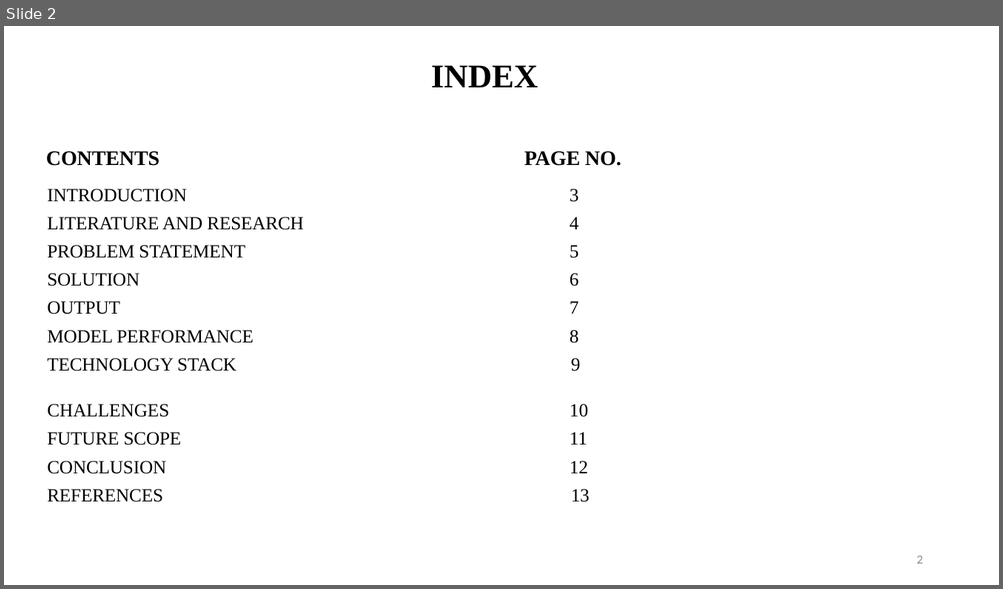
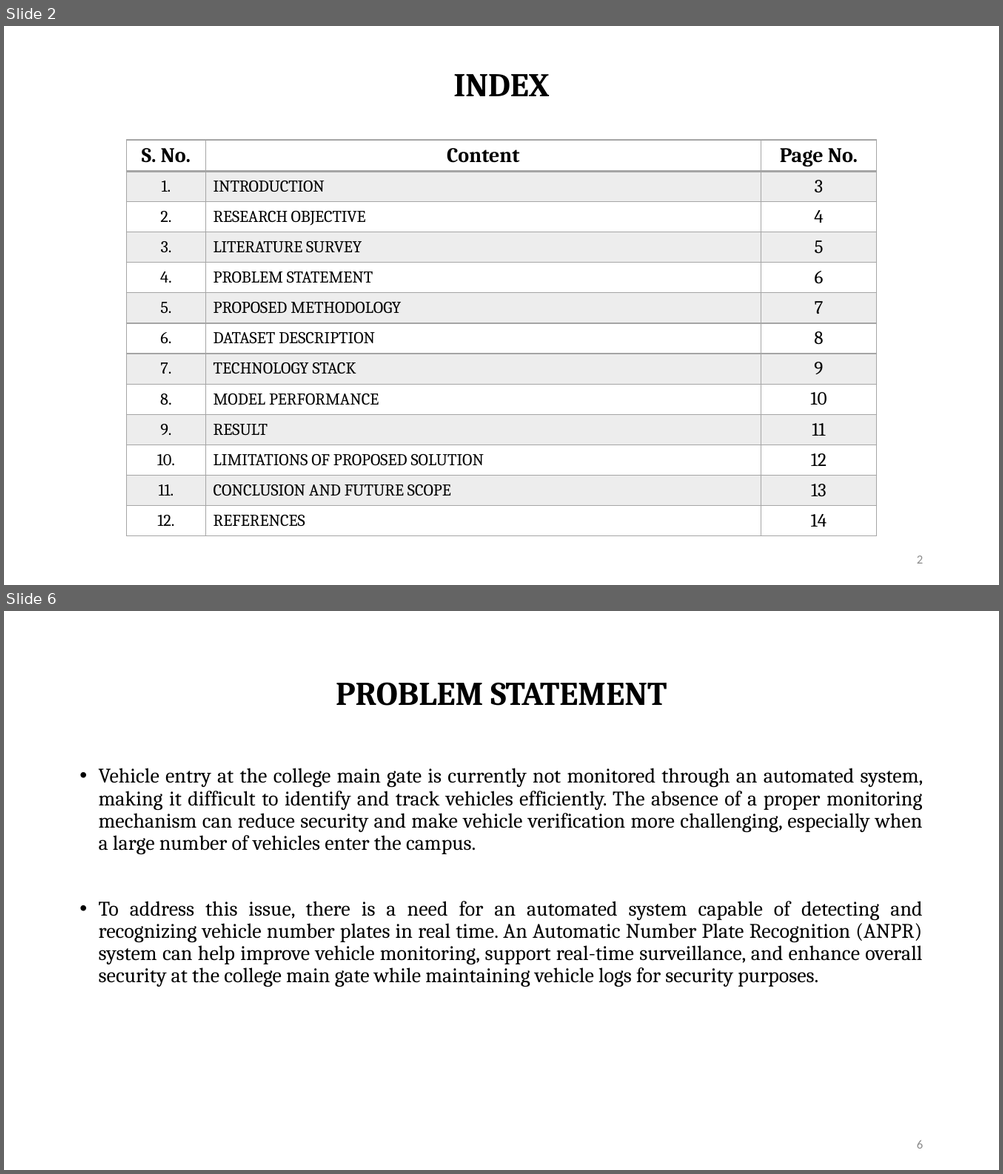
Before and after one commit to aryann-21/ALPR, a slide deck: MAJOR_PPT.pptx. Shown one above the other, each under a label of ours: slide 2 before the commit, slides 2 and 6 after it; the slides between them are not shown. The pictures are 1003x589 and 1003x1174 pixels, drawn with LibreOffice and Linux fonts; fonts in the diff are those of the drawing. Boxes give left, top, right and bottom in pixels: in the first picture for what was removed or moved away, otherwise in the second. Text is boxed around its words. In the diff, an @@ line names an element or a change of style, - is before the commit and + after.

```diff
--- a/MAJOR_PPT.pptx
+++ b/MAJOR_PPT.pptx
@@ slide 6 added at [4,611,999,1170], background #FFFFFF @@
@@ title added at [336,682,666,706], 32 pt, text #000000, bold @@
+PROBLEM STATEMENT
@@ text added at [99,768,923,987], 20 pt, text #000000 @@
+• Vehicle entry at the college main gate is currently not monitored through an automated system, making it difficult to identify and track vehicles efficiently. The absence of a proper monitoring mechanism can reduce security and make vehicle verification more challenging, especially when a large number of vehicles enter the campus.
+• To address this issue, there is a need for an automated system capable of detecting and recognizing vehicle number plates in real time. An Automatic Number Plate Recognition (ANPR) system can help improve vehicle monitoring, support real-time surveillance, and enhance overall security at the college main gate while maintaining vehicle logs for security purposes.
@@ page number added at [916,1141,922,1149], 12 pt, text #8C8C8C @@
+6
@@ slide 2 changed as well @@
@@ title "INDEX": place and size @@
-title "INDEX" at [431,65,538,87]
+title "INDEX" at [453,74,549,96]
@@ title "INDEX" at [453,74,549,96]: font Times New Roman to Cambria @@
@@ text removed at [46,151,621,503] @@
-CONTENTS PAGE NO.
-INTRODUCTION 3
-LITERATURE AND RESEARCH 4
-PROBLEM STATEMENT 5
-SOLUTION 6
-OUTPUT 7
-MODEL PERFORMANCE 8
-TECHNOLOGY STACK 9
-CHALLENGES 10
-FUTURE SCOPE 11
-CONCLUSION 12
-REFERENCES 13
@@ table added at [126,140,877,538], 13 rows, 3 columns @@
+S. No. | Content | Page No.
+1. | INTRODUCTION | 3
+2. | RESEARCH OBJECTIVE | 4
+3. | LITERATURE SURVEY | 5
+4. | PROBLEM STATEMENT | 6
+5. | PROPOSED METHODOLOGY | 7
+6. | DATASET DESCRIPTION | 8
+7. | TECHNOLOGY STACK | 9
+8. | MODEL PERFORMANCE | 10
+9. | RESULT | 11
+10. | LIMITATIONS OF PROPOSED SOLUTION | 12
+11. | CONCLUSION AND FUTURE SCOPE | 13
+12. | REFERENCES | 14
```
Also in this commit, not shown: 3 other slides changed, 9 other slides added, 9 slides removed, 1 other file.
